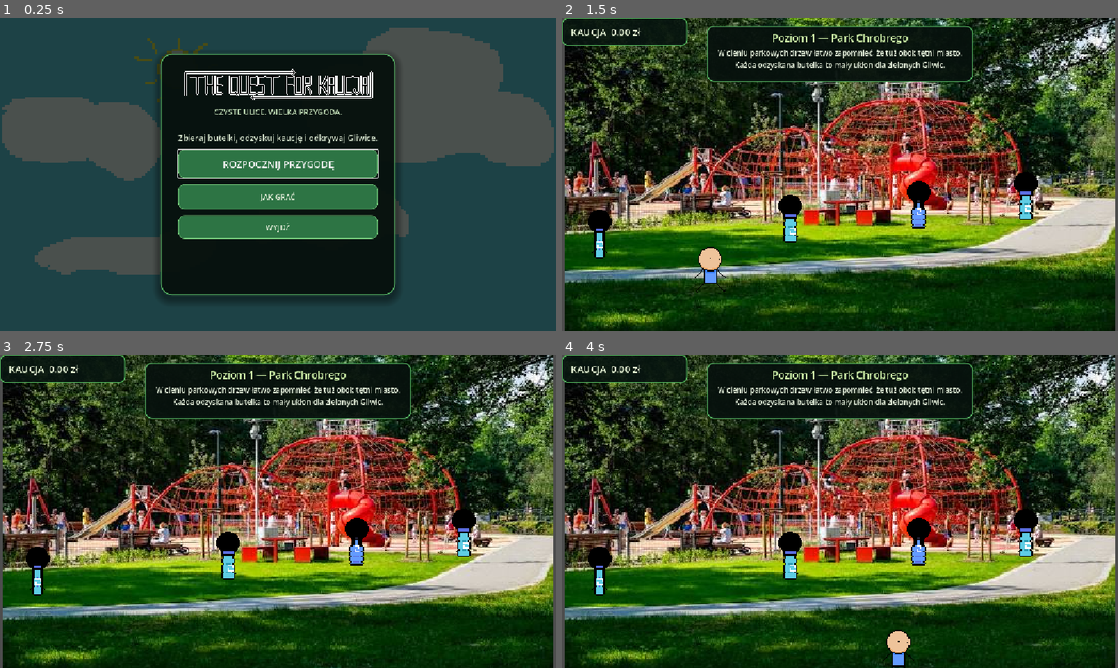
Above: before the commit, frames 1-4 (two rows, left to right).
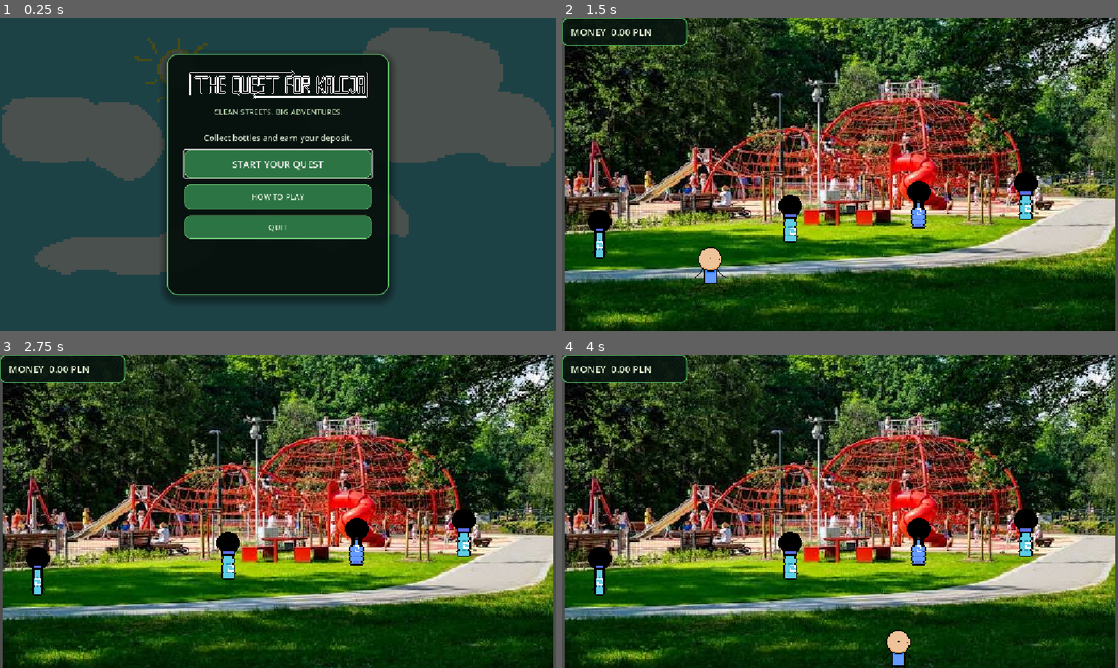
Above: after the commit, the same moments.

Repository: UBGC/quest_for_kaucja
Game: Godot game, scene res://main_menu.tscn
The game is run twice, just before and just after one commit, with the same random seed, the same clock (stepped at 60 frames per second) and the same inputs.
Inputs (mouse positions are in pixels of both pictures, inside the frame that each line leads up to):
- Up to frame 1 (0.25 s): no input
- Up to frame 2 (1.5 s): click "ROZPOCZNIJ PRZYGODĘ" (after the commit: "START YOUR QUEST") at 0.5 s; tap Enter at 1.25 s; move the mouse to (962, 158) at 1.27 s; hold D (Right) from 1.28 s (still down); hold Enter from 1.28 s (still down)
- Up to frame 3 (2.75 s): move the mouse to (166, 527) at 2.02 s; release D (Right) at 2.03 s; release Enter at 2.03 s; hold S (Down) from 2.03 s (still down); tap Ctrl at 2.1 s
- Up to frame 4 (4 s): move the mouse to (895, 442) at 2.77 s; release S (Down) at 2.78 s; hold D (Right) 2.78-3.53 s; hold Shift 2.78-3.53 s; tap Space at 3.5 s; move the mouse to (812, 574) at 3.52 s; hold W (Up) from 3.53 s (still down); tap Enter at 3.6 s

The runs differ from the first frame. In frame 1, 5.0% of the frame differs, in the area x 29-71%, y 11-89%; in frame 2, 5.5%, in the area x 1-74%, y 2-21%; in frame 3, 5.5%; in frame 4, 5.5%.

Commit message:
Revert "vizir bielsze nie będzie"
This reverts commit 03548bbe5ced601e80f34337ed1d01399e141af2.

Diff:
--- a/butelki.gd
+++ b/butelki.gd
@@ -1,6 +1,6 @@
 extends Node
 
-# Flagi bitowe zdefiniowane jako kolejne potęgi dwójki.
+# 1. Definicja flag bitowych za pomocą potęg dwójki (przesunięcie bitowe)
 const FLAG_SZKLANA = 1 << 0    # 1 (binarnie: 01)
 const FLAG_KAUCYJNA = 1 << 1  # 2 (binarnie: 10)
 var graczScena = preload("res://player.tscn")
@@ -13,32 +13,32 @@
 # Załóżmy, że każda ikonka butelki ma wymiary 32x64 piksele i leżą one w rzędzie obok siebie.
 var bottle_types = [
 	{
-		"flags": FLAG_KAUCYJNA,
+		"flags": FLAG_KAUCYJNA, # Szklana (1) + Kaucyjna (2) = 3
 		"base_value": 1.0,
 		"region": Rect2(0, 0, 13, 18)
 	},
 	{
-		"flags": FLAG_KAUCYJNA, # Butelka objęta kaucją
+		"flags": FLAG_KAUCYJNA, # Kaucyjna
 		"base_value": 1.0,
 		"region": Rect2(13, 0, 13, 18)
 	},
 	{
-		"flags": FLAG_KAUCYJNA, # Butelka objęta kaucją
+		"flags": FLAG_KAUCYJNA,                # Tylko Kaucyjna (2)
 		"base_value": 1.0,
 		"region": Rect2(26, 0, 13, 18)
 	},
 	{
-		"flags": FLAG_SZKLANA, # Butelka nieobjęta kaucją
+		"flags": FLAG_SZKLANA,                            # Zwykła (ani szklana, ani kaucyjna - np. plastykowa jednorazowa)
 		"base_value": 1.0,
 		"region": Rect2(39, 0, 13, 18)
 	},
 	{
-		"flags": FLAG_SZKLANA, # Butelka nieobjęta kaucją
+		"flags": FLAG_SZKLANA, # Niekaucyjna
 		"base_value": 1.5,
 		"region": Rect2(52, 0, 13, 18)
 	},
 	{
-		"flags": FLAG_SZKLANA, # Kolejny wariant butelki nieobjętej kaucją
+		"flags": FLAG_SZKLANA,                 # Kolejny wariant szklanej niekaucyjnej
 		"base_value": 1.2,
 		"region": Rect2(65, 0, 13, 18)
 	}
@@ -67,10 +67,10 @@
 	else:
 		dane_butelki = kaucyjne.pick_random()
 
-	# Oblicz ostateczną wartość na podstawie flag.
+	# 2. Obliczamy ostateczną cenę na podstawie flag
 	var ostateczna_wartosc = oblicz_wartosc(dane_butelki["flags"], dane_butelki["base_value"])
 
-	# Wytnij odpowiedni fragment arkusza tekstur.
+	# 3. Tworzymy dynamicznie AtlasTexture, żeby wyciąć odpowiedni fragment ze spritesheetu
 	var atlas_texture = AtlasTexture.new()
 	atlas_texture.atlas = spritesheet
 	atlas_texture.region = dane_butelki["region"]
@@ -84,13 +84,15 @@
 func oblicz_wartosc(flags: int, base_value: float) -> float:
 	var obliczona_wartosc = base_value
 
-	# Szklane butelki mają podwojoną wartość.
+	# Sprawdzamy, czy flaga SZKLANA jest ustawiona (operacja bitowa AND: &)
 	if flags & FLAG_SZKLANA:
-		obliczona_wartosc *= 2.0
+		obliczona_wartosc *= 2.0 # Wartość dwukrotnie wyższa
 
+	# Sprawdzamy, czy flaga KAUCYJNA jest ustawiona
 	if not (flags & FLAG_KAUCYJNA):
-		# Butelki nieobjęte kaucją obniżają wynik.
+		# Jeśli NIE jest kaucyjna, stosujemy karę -3 zł (lub ustawiamy sztywno -3)
 		obliczona_wartosc *= -3.0
+		# Uwaga: jeśli chcesz, aby kara -3 była niezależna od bazy, możesz dać np. value -= 3.0
 
 	return obliczona_wartosc
 
--- a/button.gd
+++ b/button.gd
@@ -5,4 +5,4 @@
 	global.money_changed.connect(_update_money)
 
 func _update_money(value: float) -> void:
-	text = "KAUCJA  %.2f zł" % value
+	text = "MONEY  %.2f PLN" % value
--- a/end.tscn
+++ b/end.tscn
@@ -17,6 +17,6 @@
 offset_right = 579.0
 offset_bottom = 378.0
 theme_override_font_sizes/font_size = 20
-text = "GRATULACJE!
-Udało Ci się zebrać dość pieniędzy, by kupić hulajnogę elektryczną,
-której nazwy nie wolno wymawiać!"
+text = "GRATUJACJE!
+ Zdobyłeś wystarczająco pieniędzy aby kupić hulajnogę elektryczną,
+której nazwy nie wolno wymawiać"
--- a/level_2.tscn
+++ b/level_2.tscn
@@ -7,7 +7,6 @@
 [ext_resource type="PackedScene" uid="uid://sqc0235ofoob" path="res://bootle.tscn" id="6_0s5r2"]
 [ext_resource type="AudioStream" uid="uid://c43jy61fbumjw" path="res://dzwieki/amen breaking my back.wav" id="6_7j8ne"]
 [ext_resource type="Script" path="res://level_exit.gd" id="7_progression"]
-[ext_resource type="PackedScene" path="res://level_intro.tscn" id="8_intro"]
 
 [sub_resource type="RectangleShape2D" id="RectangleShape2D_idooy"]
 size = Vector2(32, 715)
@@ -22,10 +21,6 @@
 script = ExtResource("7_progression")
 required_money = 25.0
 next_level_path = "res://level_3.tscn"
-
-[node name="LevelIntro" parent="." instance=ExtResource("8_intro")]
-location_title = "Poziom 2 — Arena Gliwice"
-dialogue = "Gliwice słyną z przemysłowej historii, ale dziś wielkie emocje rozbrzmiewają też pod kopułą Areny. Zbierz butelki, zanim ruszy kolejny koncert!"
 
 [node name="Camera2D" type="Camera2D" parent="." unique_id=1583237123]
 position = Vector2(568, 325)
--- a/level_3.tscn
+++ b/level_3.tscn
@@ -6,7 +6,6 @@
 [ext_resource type="AudioStream" uid="uid://dv6v054kv86br" path="res://dzwieki/insanity.wav" id="4_1jdk1"]
 [ext_resource type="PackedScene" uid="uid://vo0to8od2fjl" path="res://licznik.tscn" id="5_6p2dc"]
 [ext_resource type="Script" path="res://level_exit.gd" id="6_progression"]
-[ext_resource type="PackedScene" path="res://level_intro.tscn" id="7_intro"]
 
 [sub_resource type="RectangleShape2D" id="RectangleShape2D_g4v7s"]
 size = Vector2(1194, 363)
@@ -18,10 +17,6 @@
 script = ExtResource("6_progression")
 required_money = 35.0
 next_level_path = "res://level_4.tscn"
-
-[node name="LevelIntro" parent="." instance=ExtResource("7_intro")]
-location_title = "Poziom 3 — Radiostacja"
-dialogue = "Ta drewniana wieża pamięta rok 1939 i prowokację gliwicką — jeden z pretekstów do napaści na Polskę. Zbieraj uważnie: pamięć też warto chronić."
 
 [node name="Sprite2D" type="Sprite2D" parent="." unique_id=404758452]
 z_index = -7
--- a/level_4.tscn
+++ b/level_4.tscn
@@ -5,7 +5,6 @@
 [ext_resource type="PackedScene" uid="uid://dk82c4rqoa6bt" path="res://bottleSpawner.tscn" id="3_xcfcc"]
 [ext_resource type="Script" uid="uid://bstejmi2djhna" path="res://level_exit.gd" id="4_progression"]
 [ext_resource type="PackedScene" uid="uid://vo0to8od2fjl" path="res://licznik.tscn" id="5_l45re"]
-[ext_resource type="PackedScene" path="res://level_intro.tscn" id="6_intro"]
 
 [sub_resource type="RectangleShape2D" id="RectangleShape2D_g4v7s"]
 size = Vector2(1266, 135.82321)
@@ -20,10 +19,6 @@
 script = ExtResource("4_progression")
 required_money = 50.0
 next_level_path = "res://end.tscn"
-
-[node name="LevelIntro" parent="." instance=ExtResource("6_intro")]
-location_title = "Poziom 4 — Centrum przesiadkowe"
-dialogue = "Gliwice zawsze były w ruchu. To centrum łączy miejskie drogi i podróżnych — pomóż zadbać o czystszy przystanek dla wszystkich."
 
 [node name="CharacterBody2D" parent="." unique_id=1766430221 instance=ExtResource("1_na6m6")]
 z_index = 4
--- a/level_intro.gd
+++ /dev/null
@@ -1,12 +0,0 @@
-extends CanvasLayer
-
-@export var location_title: String
-@export_multiline var dialogue: String
-
-@onready var title_label: Label = $Panel/Margin/Content/Title
-@onready var dialogue_label: Label = $Panel/Margin/Content/Dialogue
-
-
-func _ready() -> void:
-	title_label.text = location_title
-	dialogue_label.text = dialogue
--- a/level_intro.tscn
+++ /dev/null
@@ -1,53 +0,0 @@
-[gd_scene format=3]
-
-[ext_resource type="Script" path="res://level_intro.gd" id="1_script"]
-
-[sub_resource type="StyleBoxFlat" id="StyleBoxFlat_dialogue"]
-bg_color = Color(0.02745098, 0.06666667, 0.050980393, 0.94)
-border_width_left = 2
-border_width_top = 2
-border_width_right = 2
-border_width_bottom = 2
-border_color = Color(0.3647059, 0.7607843, 0.41960785, 1)
-corner_radius_top_left = 14
-corner_radius_top_right = 14
-corner_radius_bottom_right = 14
-corner_radius_bottom_left = 14
-content_margin_left = 14.0
-content_margin_top = 10.0
-content_margin_right = 14.0
-content_margin_bottom = 10.0
-
-[node name="LevelIntro" type="CanvasLayer"]
-layer = 10
-script = ExtResource("1_script")
-
-[node name="Panel" type="PanelContainer" parent="."]
-anchors_preset = 10
-anchor_right = 1.0
-offset_left = 300.0
-offset_top = 16.0
-offset_right = -300.0
-offset_bottom = 132.0
-grow_horizontal = 2
-theme_override_styles/panel = SubResource("StyleBoxFlat_dialogue")
-
-[node name="Margin" type="MarginContainer" parent="Panel"]
-layout_mode = 2
-
-[node name="Content" type="VBoxContainer" parent="Panel/Margin"]
-layout_mode = 2
-theme_override_constants/separation = 5
-
-[node name="Title" type="Label" parent="Panel/Margin/Content"]
-layout_mode = 2
-theme_override_colors/font_color = Color(0.81960785, 0.9490196, 0.6666667, 1)
-theme_override_font_sizes/font_size = 21
-horizontal_alignment = 1
-
-[node name="Dialogue" type="Label" parent="Panel/Margin/Content"]
-layout_mode = 2
-theme_override_colors/font_color = Color(0.8862745, 0.9254902, 0.84705883, 1)
-theme_override_font_sizes/font_size = 15
-horizontal_alignment = 1
-autowrap_mode = 2
--- a/licznik.tscn
+++ b/licznik.tscn
@@ -29,5 +29,5 @@
 layout_mode = 2
 theme_override_colors/font_color = Color(0.9098039, 0.95686275, 0.8392157, 1)
 theme_override_font_sizes/font_size = 20
-text = "KAUCJA  0.00 zł"
+text = "MONEY  0.00 PLN"
 script = ExtResource("1_df67t")
--- a/main_menu.tscn
+++ b/main_menu.tscn
@@ -131,7 +131,7 @@
 layout_mode = 2
 theme_override_colors/font_color = Color(0.7294118, 0.8352941, 0.6901961, 1)
 theme_override_font_sizes/font_size = 16
-text = "CZYSTE ULICE. WIELKA PRZYGODA."
+text = "CLEAN STREETS. BIG ADVENTURES."
 horizontal_alignment = 1
 
 [node name="Separator" type="HSeparator" parent="Center/Card/Padding/Content" unique_id=1054905786]
@@ -141,7 +141,7 @@
 layout_mode = 2
 theme_override_colors/font_color = Color(0.80784315, 0.85882354, 0.7764706, 1)
 theme_override_font_sizes/font_size = 17
-text = "Zbieraj butelki, odzyskuj kaucję i odkrywaj Gliwice."
+text = "Collect bottles and earn your deposit."
 horizontal_alignment = 1
 
 [node name="PlayButton" type="Button" parent="Center/Card/Padding/Content" unique_id=1194586378]
@@ -153,7 +153,7 @@
 theme_override_styles/normal = SubResource("StyleBoxFlat_button")
 theme_override_styles/pressed = SubResource("StyleBoxFlat_button_pressed")
 theme_override_styles/hover = SubResource("StyleBoxFlat_button_hover")
-text = "ROZPOCZNIJ PRZYGODĘ"
+text = "START YOUR QUEST"
 
 [node name="ControlsButton" type="Button" parent="Center/Card/Padding/Content" unique_id=114618943]
 custom_minimum_size = Vector2(0, 52)
@@ -162,7 +162,7 @@
 theme_override_styles/normal = SubResource("StyleBoxFlat_button")
 theme_override_styles/pressed = SubResource("StyleBoxFlat_button_pressed")
 theme_override_styles/hover = SubResource("StyleBoxFlat_button_hover")
-text = "JAK GRAĆ"
+text = "HOW TO PLAY"
 
 [node name="QuitButton" type="Button" parent="Center/Card/Padding/Content" unique_id=711499626]
 custom_minimum_size = Vector2(0, 48)
@@ -171,7 +171,7 @@
 theme_override_styles/normal = SubResource("StyleBoxFlat_button")
 theme_override_styles/pressed = SubResource("StyleBoxFlat_button_pressed")
 theme_override_styles/hover = SubResource("StyleBoxFlat_button_hover")
-text = "WYJDŹ"
+text = "QUIT"
 
 [node name="ControlsCenter" type="CenterContainer" parent="." unique_id=890615374]
 visible = false
@@ -202,14 +202,14 @@
 layout_mode = 2
 theme_override_colors/font_color = Color(0.81960785, 0.9490196, 0.6666667, 1)
 theme_override_font_sizes/font_size = 26
-text = "JAK GRAĆ"
+text = "HOW TO PLAY"
 horizontal_alignment = 1
 
 [node name="Movement" type="Label" parent="ControlsCenter/Card/Padding/Content" unique_id=1210472760]
 layout_mode = 2
 theme_override_colors/font_color = Color(0.8862745, 0.9254902, 0.84705883, 1)
 theme_override_font_sizes/font_size = 18
-text = "Poruszaj się klawiszami W, A, S, D lub strzałkami."
+text = "Move around with W A S D or the arrow keys."
 horizontal_alignment = 1
 autowrap_mode = 2
 
@@ -217,7 +217,7 @@
 layout_mode = 2
 theme_override_colors/font_color = Color(0.8862745, 0.9254902, 0.84705883, 1)
 theme_override_font_sizes/font_size = 18
-text = "Zbieraj butelki, by doliczyć ich wartość do swojej kaucji."
+text = "Collect the bottles to add their deposit to your total."
 horizontal_alignment = 1
 autowrap_mode = 2
 
@@ -229,7 +229,7 @@
 theme_override_styles/normal = SubResource("StyleBoxFlat_button")
 theme_override_styles/pressed = SubResource("StyleBoxFlat_button_pressed")
 theme_override_styles/hover = SubResource("StyleBoxFlat_button_hover")
-text = "WRÓĆ DO MENU"
+text = "BACK TO MENU"
 
 [connection signal="pressed" from="Center/Card/Padding/Content/PlayButton" to="." method="_on_play_pressed"]
 [connection signal="pressed" from="Center/Card/Padding/Content/ControlsButton" to="." method="_on_controls_pressed"]
--- a/node_2d.tscn
+++ b/node_2d.tscn
@@ -6,7 +6,6 @@
 [ext_resource type="PackedScene" uid="uid://vo0to8od2fjl" path="res://licznik.tscn" id="4_hud"]
 [ext_resource type="AudioStream" uid="uid://x5bgrm4xrnx0" path="res://dzwieki/drumming and bassing it.wav" id="5_q6r6c"]
 [ext_resource type="Script" uid="uid://bstejmi2djhna" path="res://level_exit.gd" id="6_progression"]
-[ext_resource type="PackedScene" path="res://level_intro.tscn" id="7_intro"]
 
 [sub_resource type="RectangleShape2D" id="RectangleShape2D_q6r6c"]
 size = Vector2(69, 26)
@@ -25,10 +24,6 @@
 next_level_path = "res://level_2.tscn"
 
 [node name="HUD" parent="." unique_id=827329789 instance=ExtResource("4_hud")]
-
-[node name="LevelIntro" parent="." instance=ExtResource("7_intro")]
-location_title = "Poziom 1 — Park Chrobrego"
-dialogue = "W cieniu parkowych drzew łatwo zapomnieć, że tuż obok tętni miasto. Każda odzyskana butelka to mały ukłon dla zielonych Gliwic."
 
 [node name="Sprite2D" type="Sprite2D" parent="." unique_id=1877307436]
 position = Vector2(576, 324.00003)
--- a/project.godot
+++ b/project.godot
@@ -10,7 +10,7 @@
 
 [application]
 
-config/name="Misja: Kaucja"
+config/name="Quest for Kaucja"
 run/main_scene="res://main_menu.tscn"
 config/features=PackedStringArray("4.7", "Mobile")
 config/icon="res://icon.svg"
